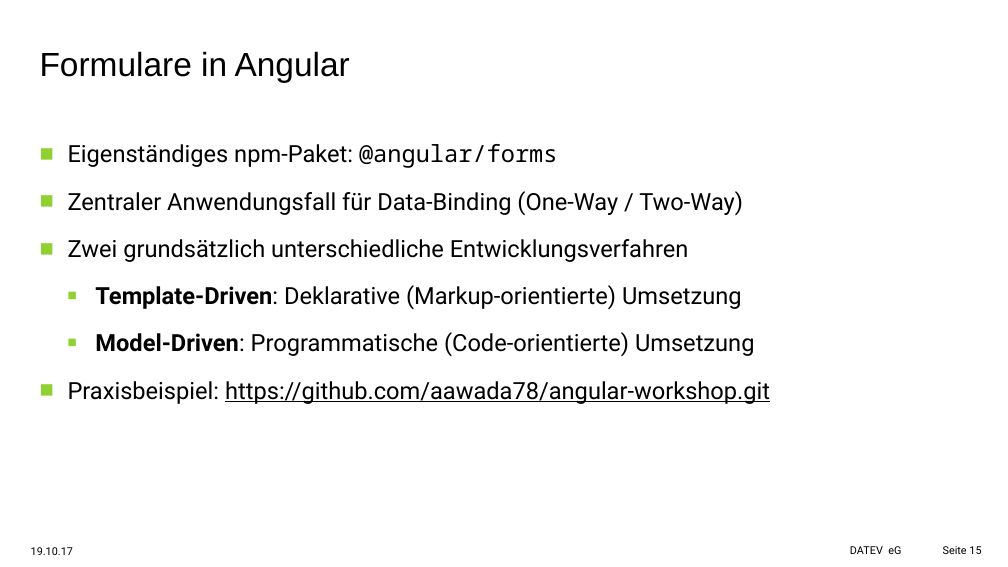
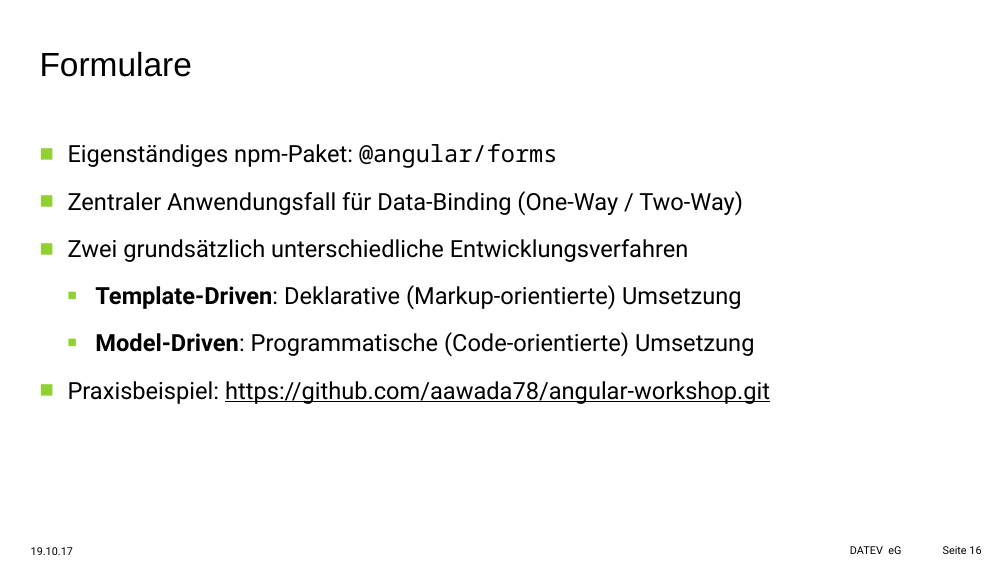
Before and after one commit to aawada78/angular-workshop, a slide deck: slide 16 of docs/Angular-Workshop-20.10.pptx (slide 15 before the commit). Drawn at 1008x567 pixels with LibreOffice and Linux fonts; fonts in the diff are those of the drawing; background and template pictures are left out. Boxes give left, top, right and bottom in pixels: in the first picture for what was removed or moved away, otherwise in the second. Text is boxed around its words. In the diff, an @@ line names an element or a change of style, - is before the commit and + after.

```diff
--- a/docs/Angular-Workshop-20.10.pptx
+++ b/docs/Angular-Workshop-20.10.pptx
@@ title at [40, 51, 192, 77]: text changed @@
-Formulare in Angular
+Formulare
```
Also in this commit, not shown: 11 other slides changed, 3 slides added, 6 other files.
